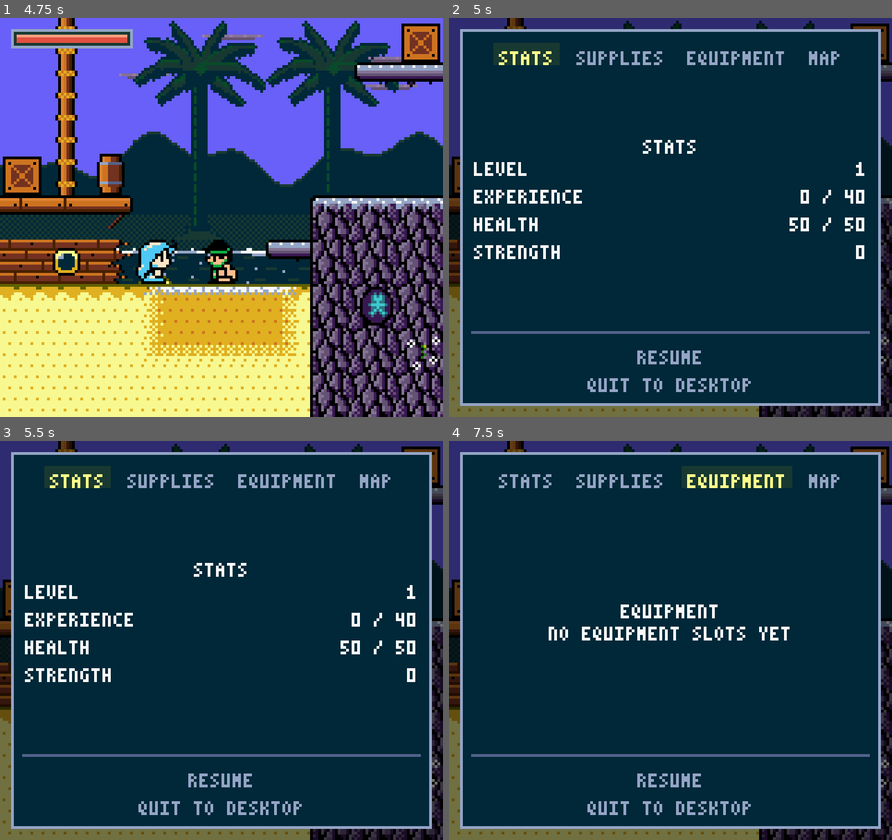
Above: before the commit, frames 1-4 (two rows, left to right).
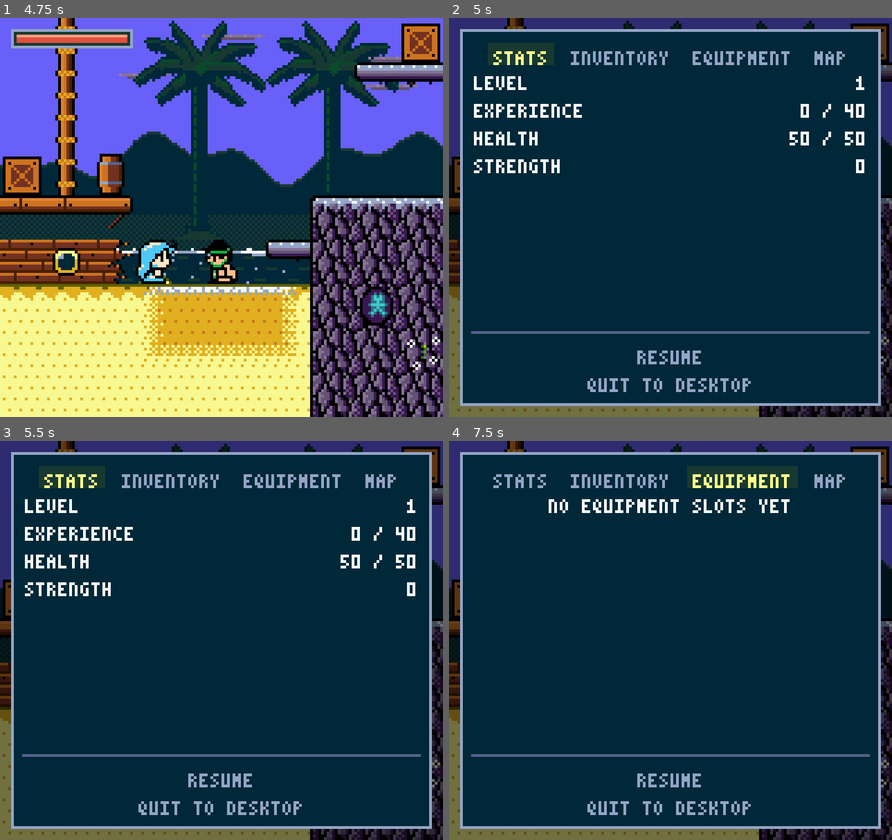
Above: after the commit, the same moments.

Repository: andrewgilliland/awash
Game: Godot game, scene res://scenes/ui/start_screen.tscn
The game is run twice, just before and just after one commit, with the same random seed, the same clock (stepped at 60 frames per second) and the same inputs. Sound files missing from this copy of the repository are replaced by a short silence.
Inputs (mouse positions are in pixels of both pictures, inside the frame that each line leads up to):
- Up to frame 1 (4.75 s): tap Enter (ui_accept) at 0.5 s; move the mouse to (318, 197) at 0.52 s; hold Right (move_right) 0.53-1.28 s; hold E (interact) 0.53-1.28 s; click (318, 197) at 0.67 s; tap Space (jump) at 0.77, 1.52, 3.02, 3.77, 4.52 s; move the mouse to (132, 237) at 1.27 s; hold Down (move_down) 1.28-2.03 s; tap E (interact) at 1.35, 2.3, 3.05, 4.35 s; move the mouse to (265, 129) at 2.02 s; hold Right (move_right) 2.03-2.78 s; hold X (melee_attack) 2.03-2.78 s; move the mouse to (199, 297) at 2.77 s; hold Up (move_up) 2.78-3.53 s; tap V (ranged_attack) at 2.85 s; click (199, 297) at 2.92 s; move the mouse to (354, 277) at 3.52 s; hold E (interact) 3.53-4.28 s; hold Left (move_left) from 3.53 s (still down); tap Tab (map) at 4.15 s; move the mouse to (88, 157) at 4.27 s
- Up to frame 2 (5 s): keep holding Left (move_left); tap Escape (pause) at 4.9 s
- Up to frame 3 (5.5 s): release Left (move_left) at 5 s; click "Stats" at 5 s
- Up to frame 4 (7.5 s): click (621, 476) at 5.75 s, where only the run before the commit has a clickable "Supplies"; click (621, 476) at 6.5 s, where only the run after the commit has a clickable "Inventory"; click "Equipment" at 7.25 s

Frame 1 is identical in both runs. In frame 2, 4.3% of the frame differs, in the area x 5-94%, y 8-61%; in frame 3, 4.3%; in frame 4, 2.9%.

Commit message:
feat: call the Supplies Panel Inventory; drop Panel titles and top-align Panels
Co-Authored-By: Claude Opus 5.5 <noreply@anthropic.com>

Diff:
--- a/scenes/ui/pause_menu.tscn
+++ b/scenes/ui/pause_menu.tscn
@@ -5,7 +5,7 @@
 [ext_resource type="Script" path="res://scripts/ui/map_view.gd" id="3_map"]
 [ext_resource type="Script" uid="uid://djsuh104a5mbx" path="res://scripts/ui/stats_view.gd" id="5_stats"]
 [ext_resource type="Theme" path="res://assets/ui/awash_compact_theme.tres" id="9_compact"]
-[ext_resource type="Script" path="res://scripts/ui/supplies_view.gd" id="10_supplies"]
+[ext_resource type="Script" path="res://scripts/ui/inventory_view.gd" id="10_inventory"]
 
 [node name="PauseMenu" type="Control"]
 anchor_right = 1.0
@@ -50,9 +50,9 @@
 layout_mode = 2
 text = "Stats"
 
-[node name="SuppliesButton" type="Button" parent="CenterContainer/MenuPanel/MarginContainer/VBoxContainer/MenuButtons"]
+[node name="InventoryButton" type="Button" parent="CenterContainer/MenuPanel/MarginContainer/VBoxContainer/MenuButtons"]
 layout_mode = 2
-text = "Supplies"
+text = "Inventory"
 
 [node name="EquipmentButton" type="Button" parent="CenterContainer/MenuPanel/MarginContainer/VBoxContainer/MenuButtons"]
 layout_mode = 2
@@ -76,19 +76,13 @@
 anchor_bottom = 1.0
 grow_horizontal = 2
 grow_vertical = 2
-alignment = 1
-
-[node name="Title" type="Label" parent="CenterContainer/MenuPanel/MarginContainer/VBoxContainer/ContentRoot/StatsPanel"]
-layout_mode = 2
-text = "Stats"
-horizontal_alignment = 1
 
 [node name="Body" type="GridContainer" parent="CenterContainer/MenuPanel/MarginContainer/VBoxContainer/ContentRoot/StatsPanel"]
 layout_mode = 2
 columns = 2
 script = ExtResource("5_stats")
 
-[node name="SuppliesPanel" type="VBoxContainer" parent="CenterContainer/MenuPanel/MarginContainer/VBoxContainer/ContentRoot"]
+[node name="InventoryPanel" type="VBoxContainer" parent="CenterContainer/MenuPanel/MarginContainer/VBoxContainer/ContentRoot"]
 visible = false
 layout_mode = 1
 anchors_preset = 15
@@ -96,19 +90,13 @@
 anchor_bottom = 1.0
 grow_horizontal = 2
 grow_vertical = 2
-alignment = 1
 
-[node name="Title" type="Label" parent="CenterContainer/MenuPanel/MarginContainer/VBoxContainer/ContentRoot/SuppliesPanel"]
+[node name="Body" type="VBoxContainer" parent="CenterContainer/MenuPanel/MarginContainer/VBoxContainer/ContentRoot/InventoryPanel" node_paths=PackedStringArray("note")]
 layout_mode = 2
-text = "Supplies"
-horizontal_alignment = 1
-
-[node name="Body" type="VBoxContainer" parent="CenterContainer/MenuPanel/MarginContainer/VBoxContainer/ContentRoot/SuppliesPanel" node_paths=PackedStringArray("note")]
-layout_mode = 2
-script = ExtResource("10_supplies")
+script = ExtResource("10_inventory")
 note = NodePath("../Note")
 
-[node name="Note" type="Label" parent="CenterContainer/MenuPanel/MarginContainer/VBoxContainer/ContentRoot/SuppliesPanel"]
+[node name="Note" type="Label" parent="CenterContainer/MenuPanel/MarginContainer/VBoxContainer/ContentRoot/InventoryPanel"]
 visible = false
 layout_mode = 2
 theme_override_colors/font_color = Color(1, 1, 0.545098, 1)
@@ -122,12 +110,6 @@
 anchor_bottom = 1.0
 grow_horizontal = 2
 grow_vertical = 2
-alignment = 1
-
-[node name="Title" type="Label" parent="CenterContainer/MenuPanel/MarginContainer/VBoxContainer/ContentRoot/EquipmentPanel"]
-layout_mode = 2
-text = "Equipment"
-horizontal_alignment = 1
 
 [node name="Body" type="Label" parent="CenterContainer/MenuPanel/MarginContainer/VBoxContainer/ContentRoot/EquipmentPanel"]
 layout_mode = 2
@@ -142,11 +124,9 @@
 anchor_bottom = 1.0
 grow_horizontal = 2
 grow_vertical = 2
-alignment = 1
 
-[node name="Title" type="Label" parent="CenterContainer/MenuPanel/MarginContainer/VBoxContainer/ContentRoot/MapPanel"]
+[node name="Region" type="Label" parent="CenterContainer/MenuPanel/MarginContainer/VBoxContainer/ContentRoot/MapPanel"]
 layout_mode = 2
-text = "Map"
 horizontal_alignment = 1
 
 [node name="MapView" type="Control" parent="CenterContainer/MenuPanel/MarginContainer/VBoxContainer/ContentRoot/MapPanel" node_paths=PackedStringArray("region_label")]
@@ -155,7 +135,7 @@
 layout_mode = 2
 size_flags_vertical = 3
 script = ExtResource("3_map")
-region_label = NodePath("../Title")
+region_label = NodePath("../Region")
 
 [node name="Divider" type="HSeparator" parent="CenterContainer/MenuPanel/MarginContainer/VBoxContainer"]
 layout_mode = 2
--- a/scripts/items/supplies.gd
+++ b/scripts/items/supplies.gd
@@ -3,7 +3,7 @@
 # The Supplies the Player carries in a Run: how many of each kind, up to the carry limit.
 
 const BRINECAP := &"brinecap"
-# Every kind of Supply, in the order the Supplies Panel lists them: its name, and the Health it
+# Every kind of Supply, in the order the Inventory lists them: its name, and the Health it
 # restores.
 const KINDS := {
 	BRINECAP: {name = "Brinecap", restores = 10},
--- a/scripts/player/player.gd
+++ b/scripts/player/player.gd
@@ -95,7 +95,7 @@
 	return true
 
 
-# Uses one Supply of a kind, as chosen on the Supplies Panel: a Restorative restores its Health.
+# Uses one Supply of a kind, as chosen in the Inventory: a Restorative restores its Health.
 # Returns whether it did. Nothing is spent with none carried, at full Health, or while the
 # Player is held still or defeated.
 func use_supply(kind: StringName) -> bool:
--- a/scripts/ui/supplies_view.gd
+++ b/scripts/ui/inventory_view.gd
@@ -1,7 +1,7 @@
 extends VBoxContainer
 
-# The Supplies Panel's list: a row for each kind of Supply the Player carries, its name on the
-# left and how many on the right, read each time the Panel opens. Choosing a row uses one of
+# The Inventory's list: a row for each kind of Supply the Player carries, its name on the left
+# and how many on the right, read each time the Panel opens. Choosing a row uses one of
 # that kind; at full Health nothing is spent, and the note under the list says so.
 
 # The rows changed, so the Pause menu relinks focus through them.
--- a/tests/supply_ui_tests.gd
+++ b/tests/inventory_tests.gd
@@ -3,7 +3,7 @@
 const PLAYER_SCENE := preload("res://scenes/player/player.tscn")
 const PAUSE_MENU_SCENE := preload("res://scenes/ui/pause_menu.tscn")
 const MENU_ROOT := "CenterContainer/MenuPanel/MarginContainer/VBoxContainer/"
-const PANEL := MENU_ROOT + "ContentRoot/SuppliesPanel/"
+const PANEL := MENU_ROOT + "ContentRoot/InventoryPanel/"
 const BRINECAP := &"brinecap"
 
 # Needs a root that is already in the tree: the Panel finds the Player through its group.
@@ -16,12 +16,12 @@
 
 func get_tests() -> Array:
 	return [
-		["Supplies Panel lists each kind, name left and count right", _test_lists_supplies],
-		["Supplies Panel says when none are carried", _test_says_when_none],
-		["Down from the Supplies tab reaches each Supply, then Resume", _test_moves_through_rows],
+		["Inventory lists each kind, name left and count right", _test_lists_supplies],
+		["Inventory says when no Supplies are carried", _test_says_when_none],
+		["Down from the Inventory tab reaches each Supply, then Resume", _test_moves_through_rows],
 		["Choosing a Brinecap eats it, with play still paused", _test_choosing_eats],
 		["At full Health, choosing one keeps it and says so", _test_full_health_keeps],
-		["Eating the last one goes back to the Supplies tab", _test_last_one_returns_focus],
+		["Eating the last one goes back to the Inventory tab", _test_last_one_returns_focus],
 		["Equipment has no slots yet", _test_equipment_has_no_slots],
 	]
 
@@ -54,7 +54,7 @@
 func _test_moves_through_rows() -> bool:
 	var player := _player(2)
 	var menu := _supplies_menu()
-	var tab := menu.get_node(MENU_ROOT + "MenuButtons/SuppliesButton") as Button
+	var tab := menu.get_node(MENU_ROOT + "MenuButtons/InventoryButton") as Button
 	var resume := menu.get_node(MENU_ROOT + "ResumeButton") as Button
 	var row := _rows(menu)[0] as Control
 	_navigate(menu, &"ui_down")
@@ -108,7 +108,7 @@
 	_navigate(menu, &"ui_down")
 	_navigate(menu, &"ui_accept")
 	var rows := _rows(menu)
-	var tab := menu.get_node(MENU_ROOT + "MenuButtons/SuppliesButton") as Button
+	var tab := menu.get_node(MENU_ROOT + "MenuButtons/InventoryButton") as Button
 	var valid := rows.size() == 1 and rows[0] is Label and tab.has_focus()
 	valid = valid and _panel_shown(menu)
 	_close(menu, player)
@@ -134,7 +134,7 @@
 	return player
 
 
-# The Pause menu, paused and moved on to the Supplies Panel.
+# The Pause menu, paused and moved on to the Inventory.
 func _supplies_menu() -> Control:
 	var menu := PAUSE_MENU_SCENE.instantiate() as Control
 	_root.add_child(menu)
@@ -148,7 +148,7 @@
 
 
 func _panel_shown(menu: Control) -> bool:
-	return (menu.get_node(MENU_ROOT + "ContentRoot/SuppliesPanel") as Control).visible
+	return (menu.get_node(MENU_ROOT + "ContentRoot/InventoryPanel") as Control).visible
 
 
 func _navigate(menu: Control, action: StringName) -> void:
--- a/tests/pause_menu_tests.gd
+++ b/tests/pause_menu_tests.gd
@@ -2,7 +2,7 @@
 
 const PAUSE_MENU_SCENE := preload("res://scenes/ui/pause_menu.tscn")
 const MENU_ROOT := "CenterContainer/MenuPanel/MarginContainer/VBoxContainer/"
-const PANEL_NAMES: Array[String] = ["Stats", "Supplies", "Equipment", "Map"]
+const PANEL_NAMES: Array[String] = ["Stats", "Inventory", "Equipment", "Map"]
 const SCREEN_SIZE := Vector2(160, 144)
 const COMPACT_FONT_PATH := "res://assets/fonts/awash_pixel_3x5.png"
 const INPUT_SETUP_SCRIPT_PATH := "res://scripts/core/input_setup.gd"
@@ -27,6 +27,8 @@
 		["Pause menu pairs every button with a Panel", _test_pairs_buttons_with_panels],
 		["Pause menu disables a button with no Panel", _test_disables_unpaired_button],
 		["Pause menu fits the screen", _test_fits_the_screen],
+		["No Panel repeats its tab's name as a title", _test_no_repeated_titles],
+		["Every Panel's content starts at the top", _test_panels_align_top],
 		["Pause menu text uses the compact pixel font", _test_text_uses_pixel_font],
 		["Map Panel names the Room's region", _test_map_names_region],
 		["Map keeps far Rooms inside its Panel", _test_map_clips_far_rooms],
@@ -57,7 +59,7 @@
 func _test_left_right_moves_panels() -> bool:
 	var menu := _paused_menu()
 	var valid := true
-	for panel_name in ["Supplies", "Equipment", "Map", "Stats"]:
+	for panel_name in ["Inventory", "Equipment", "Map", "Stats"]:
 		_navigate(menu, &"ui_right")
 		valid = valid and _menu_button(menu, panel_name).has_focus()
 		valid = valid and _shown_panel(menu) == panel_name
@@ -74,7 +76,7 @@
 	input_setup.free()
 	var menu := _paused_menu()
 	_press_key(menu, KEY_D)
-	var valid := _shown_panel(menu) == "Supplies"
+	var valid := _shown_panel(menu) == "Inventory"
 	_press_key(menu, KEY_A)
 	_press_key(menu, KEY_A)
 	valid = valid and _shown_panel(menu) == "Map"
@@ -147,6 +149,28 @@
 	_navigate(menu, &"ui_right")
 	valid = valid and _menu_button(menu, "Stats").has_focus() and _shown_panel(menu) == "Stats"
 	_close(menu)
+	return valid
+
+
+# The tab already names the Panel, so no Label in it says the same.
+func _test_no_repeated_titles() -> bool:
+	var menu := PAUSE_MENU_SCENE.instantiate() as Control
+	var valid := true
+	for panel_name in PANEL_NAMES:
+		var tab := _menu_button(menu, panel_name).text.to_lower()
+		var panel := menu.get_node(MENU_ROOT + "ContentRoot/%sPanel" % panel_name)
+		for label in panel.find_children("*", "Label", true, false):
+			valid = valid and (label as Label).text.to_lower() != tab
+	menu.free()
+	return valid
+
+
+func _test_panels_align_top() -> bool:
+	var menu := PAUSE_MENU_SCENE.instantiate() as Control
+	var valid := true
+	for panel in menu.get_node(MENU_ROOT + "ContentRoot").get_children():
+		valid = valid and (panel as BoxContainer).alignment == BoxContainer.ALIGNMENT_BEGIN
+	menu.free()
 	return valid
 
 
@@ -186,7 +210,7 @@
 func _test_map_names_region() -> bool:
 	var menu := _paused_menu()
 	_menu_button(menu, "Map").grab_focus()
-	var title := menu.get_node(MENU_ROOT + "ContentRoot/MapPanel/Title") as Label
+	var title := menu.get_node(MENU_ROOT + "ContentRoot/MapPanel/Region") as Label
 	var valid := title.text == "Waking Coast"
 	_close(menu)
 	return valid
--- a/tests/playtest_runner.gd
+++ b/tests/playtest_runner.gd
@@ -117,8 +117,7 @@
 	)
 	await _run_playtest_async("Scavenger's lunge hurts the Player", _playtest_lunge_hurts_player)
 	await _run_playtest_async(
-		"A defeated Scavenger leaves a Brinecap, eaten from the Supplies Panel",
-		_playtest_brinecap_drop
+		"A defeated Scavenger leaves a Brinecap, eaten from the Inventory", _playtest_brinecap_drop
 	)
 	await _run_playtest_async(
 		"Player defeat keeps the Run, back at the start", _playtest_defeat_keeps_run
@@ -237,7 +236,7 @@
 	return valid
 
 
-# Opens on Stats; right goes on to Supplies, and left twice comes round to Map.
+# Opens on Stats; right goes on to Inventory, and left twice comes round to Map.
 func _scenario_pause_menu_pages(player: CharacterBody2D) -> bool:
 	var content := player.get_parent().get_node(
 		"CanvasLayer/PauseMenu/CenterContainer/MenuPanel/MarginContainer/VBoxContainer/ContentRoot"
@@ -249,7 +248,7 @@
 	var valid: bool = paused and shown.call() == [content.get_node("StatsPanel")]
 	await _tap(&"ui_right")
 	await _frames(2)
-	valid = valid and shown.call() == [content.get_node("SuppliesPanel")]
+	valid = valid and shown.call() == [content.get_node("InventoryPanel")]
 	await _tap(&"ui_left")
 	await _tap(&"ui_left")
 	await _frames(2)
@@ -937,8 +936,7 @@
 
 
 # With the Room's roll fixed to drop: strikes the Scavenger down, walks onto the Brinecap it
-# leaves, then, hurt, pauses and chooses it on the Supplies Panel to eat it back to 10 more
-# Health.
+# leaves, then, hurt, pauses and chooses it in the Inventory to eat it back to 10 more Health.
 func _playtest_brinecap_drop() -> bool:
 	var player := await _enter_rune_shore()
 	var scavenger := current_scene.get_node_or_null(SCAVENGER_PATH) if player != null else null
--- a/tests/test_runner.gd
+++ b/tests/test_runner.gd
@@ -45,7 +45,7 @@
 const PlayerGrowthTests := preload("res://tests/player_growth_tests.gd")
 const EnemyExperienceTests := preload("res://tests/enemy_experience_tests.gd")
 const PlayerSuppliesTests := preload("res://tests/player_supplies_tests.gd")
-const SupplyUiTests := preload("res://tests/supply_ui_tests.gd")
+const InventoryTests := preload("res://tests/inventory_tests.gd")
 const STEP_DELTA := 0.1
 var _failures: int = 0
 
@@ -183,8 +183,8 @@
 	var player_supplies_tests := PlayerSuppliesTests.new(root)
 	for test in player_supplies_tests.get_tests():
 		_run_test(test[0], test[1])
-	var supply_ui_tests := SupplyUiTests.new(root)
-	for test in supply_ui_tests.get_tests():
+	var inventory_tests := InventoryTests.new(root)
+	for test in inventory_tests.get_tests():
 		_run_test(test[0], test[1])
 
 	if _failures > 0:
Renamed: scripts/ui/supplies_view.gd.uid -> scripts/ui/inventory_view.gd.uid
Renamed: tests/supply_ui_tests.gd.uid -> tests/inventory_tests.gd.uid
Not shown, changed: GLOSSARY.md
Not shown, changed: docs/specs/player-spec.md
Not shown, changed: docs/testing.md
